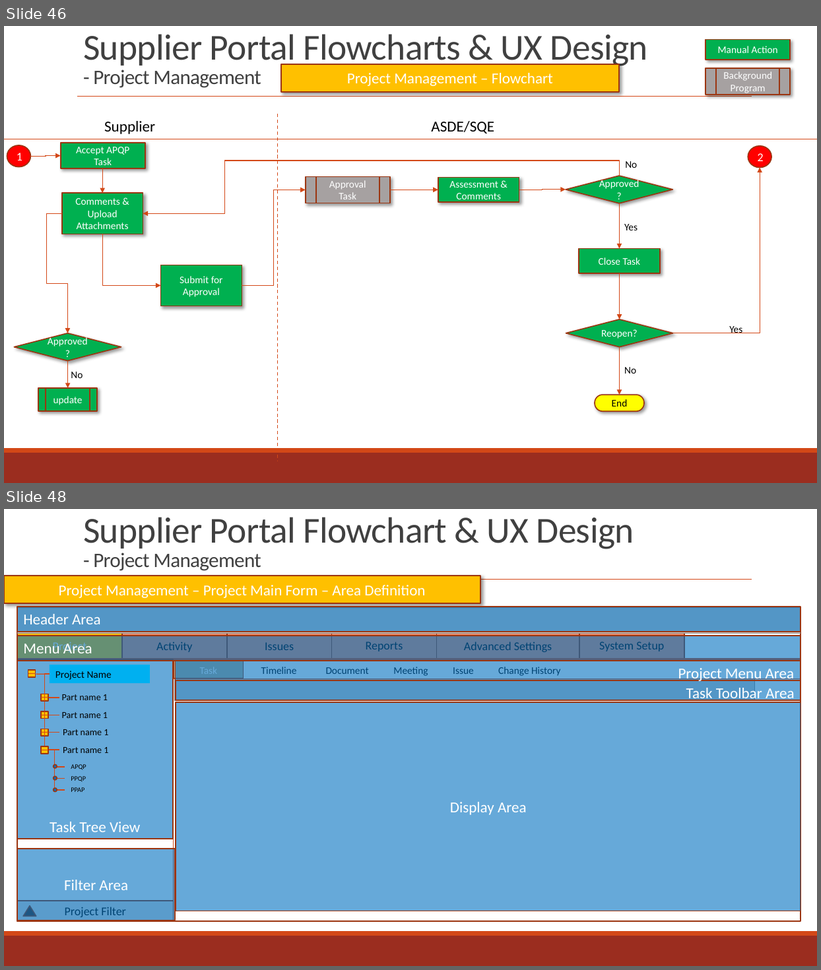
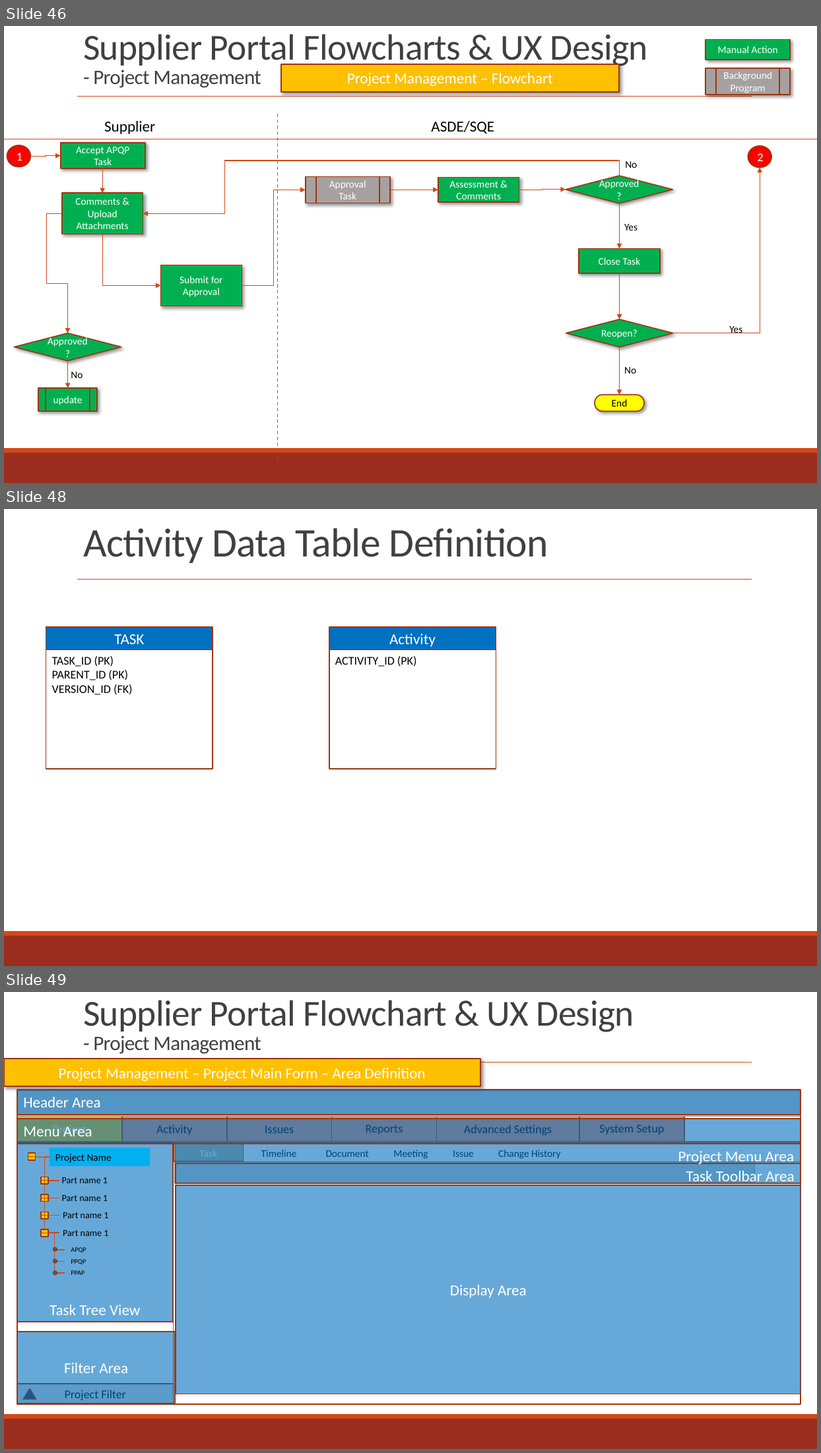
Before and after one commit to zyw9963/YFVE-supplier-portal, a slide deck: projects/YanFeng/02 System Design/User Stories/Flowcharts/Supplier FlowCharts & UX.pptx. Shown one above the other, each under a label of ours: slides 46 and 48 before the commit, slides 46, 48 and 49 after it; the slides between them are not shown. The pictures are 821x970 and 821x1453 pixels, drawn with LibreOffice and Linux fonts; fonts in the diff are those of the drawing; grey boxes stand for pictures. Boxes give left, top, right and bottom in pixels: in the first picture for what was removed or moved away, otherwise in the second. Text is boxed around its words. In the diff, an @@ line names an element or a change of style, - is before the commit and + after.

```diff
--- a/projects/YanFeng/02 System Design/User Stories/Flowcharts/Supplier FlowCharts & UX.pptx
+++ b/projects/YanFeng/02 System Design/User Stories/Flowcharts/Supplier FlowCharts & UX.pptx
@@ slide 48 added at box(4, 509, 817, 966), background #FFFFFF; not listed: 3 template elements that a slide beside it also shows @@
@@ title added at box(83, 528, 548, 563), 48 pt, text #404040 @@
+Activity Data Table Definition
@@ rectangle added at box(46, 627, 213, 650), fill #0070C0, outline #9C3511 1.25 pt, 18 pt, text #FFFFFF @@
+TASK
@@ rectangle added at box(77, 611, 752, 636), fill #FFFFFF, outline #FFFFFF 1.25 pt @@
@@ rectangle added at box(329, 627, 496, 650), fill #0070C0, outline #9C3511 1.25 pt, 18 pt, text #FFFFFF @@
+Activity
@@ rectangle added at box(46, 650, 213, 769), fill #FFFFFF, outline #9C3511 1.25 pt, 14 pt, text #000000 @@
+TASK_ID (PK)
+PARENT_ID (PK)
+VERSION_ID (FK)
@@ rectangle added at box(329, 650, 496, 769), fill #FFFFFF, outline #9C3511 1.25 pt, 14 pt, text #000000 @@
+ACTIVITY_ID (PK)
@@ what was slide 48 is now slide 49 @@
```
Also in this commit, not shown: 2 slides changed.
